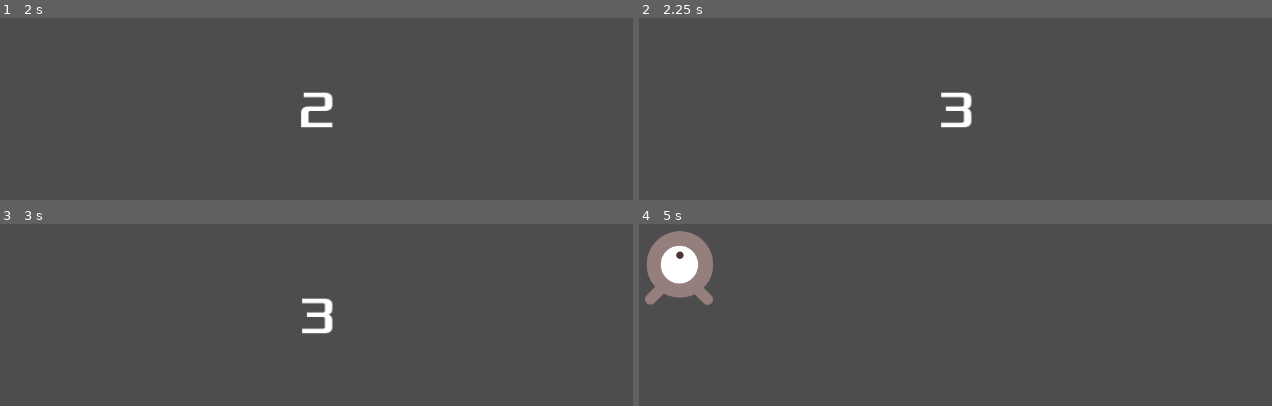
Above: before the commit, frames 1-4 (two rows, left to right).
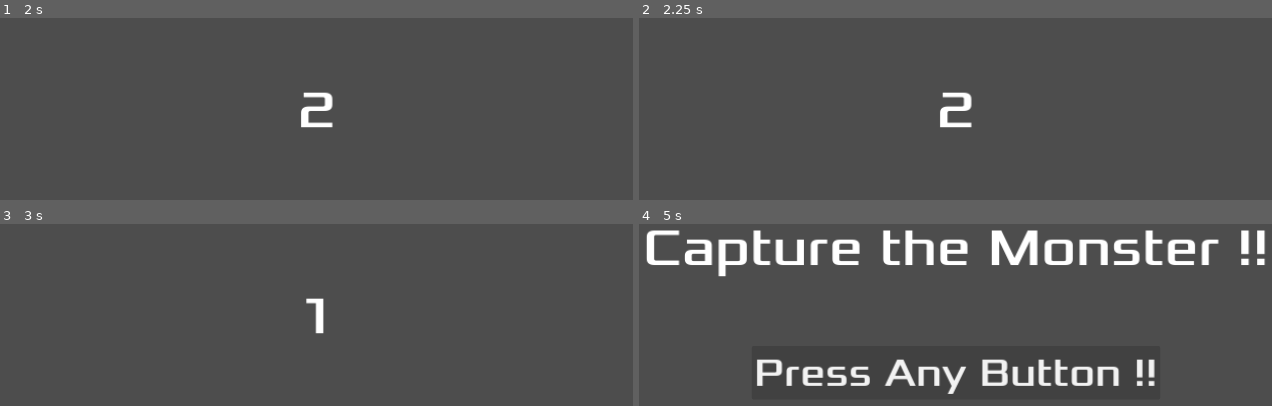
Above: after the commit, the same moments.

Repository: okuda2107/keyboard-twister
Game: Godot game, scene res://Scene/Title.tscn
Same seed, same stepped clock (60 frames per second), same inputs: the game is played once before the commit and once after it. Before the commit the project starts from res://Main.tscn.
Inputs:
- Up to frame 1 (2 s): click "Press Any Button !!" at 0.5 s; tap Enter at 1.25 s; hold D from 1.28 s (still down); tap B at 1.35 s
- Up to frame 2 (2.25 s): tap Space at 2 s; release D at 2.03 s; hold S from 2.03 s (still down); tap C at 2.1 s
- Up to frame 3 (3 s): release S at 2.78 s; hold D from 2.78 s (still down); tap E at 2.85 s
- Up to frame 4 (5 s): release D at 3.53 s; hold W 3.53-4.28 s; tap F at 3.6 s; hold A from 4.28 s (still down); tap G at 4.35 s; tap Escape (ui_cancel) at 4.9 s

Frame 1 is identical in both runs. In frame 2, 0.2% of the frame differs, in the area x 47-53%, y 40-61%; in frame 3, 0.6%; in frame 4, 14%, in the area x 0-99%, y 3-94%.

Commit message:
scene遷移について固めた

Diff:
--- a/Main.tscn
+++ /dev/null
@@ -1,15 +0,0 @@
-[gd_scene load_steps=4 format=3 uid="uid://d1j8ndd7oot7h"]
-
-[ext_resource type="Script" path="res://main.gd" id="1_w2wl5"]
-[ext_resource type="PackedScene" uid="uid://c44j1n3ff6eye" path="res://Scene/Game.tscn" id="2_ubbke"]
-[ext_resource type="PackedScene" uid="uid://bvcdface3q068" path="res://Scene/Title.tscn" id="2_uhbqh"]
-
-[node name="Main" type="Node2D"]
-script = ExtResource("1_w2wl5")
-
-[node name="Title" parent="." instance=ExtResource("2_uhbqh")]
-
-[node name="Game" parent="." instance=ExtResource("2_ubbke")]
-visible = false
-
-[connection signal="next_scene" from="Title" to="." method="game_start"]
--- a/Object/player.gd
+++ b/Object/player.gd
@@ -1,6 +1,5 @@
 extends Node2D
 
-var _is_released = false
 @export var hp = 100
 const keycode_array: Array[Key] = [
 	KEY_A,
@@ -37,18 +36,12 @@
 	current_keycode_array = []
 
 
-# Called every frame. 'delta' is the elapsed time since the previous frame.
-func _process(delta: float) -> void:
-	if _is_released:
-		_is_released = false
-		current_keycode_array.clear()
-		print("release!")
-
 func _input(event: InputEvent) -> void:
 	if event is InputEventKey:
 		for keycode in current_keycode_array:
 			if event.keycode == keycode and event.is_released():
-				_is_released = true
+				current_keycode_array.clear()
+				print("release!")
 
 func append_keycode(keycode: Key) -> void:
 	current_keycode_array.append(keycode)
--- a/Scene/Game.tscn
+++ b/Scene/Game.tscn
@@ -1,7 +1,8 @@
-[gd_scene load_steps=3 format=3 uid="uid://c44j1n3ff6eye"]
+[gd_scene load_steps=4 format=3 uid="uid://c44j1n3ff6eye"]
 
 [ext_resource type="Script" path="res://Scene/game.gd" id="1_k1cmv"]
 [ext_resource type="PackedScene" uid="uid://mdkvgvkgt7ej" path="res://Object/Player.tscn" id="2_shy4d"]
+[ext_resource type="PackedScene" uid="uid://c8g8y8qnvrly8" path="res://Object/Result.tscn" id="3_hxl8o"]
 
 [node name="Game" type="Node2D"]
 script = ExtResource("1_k1cmv")
@@ -13,5 +14,8 @@
 
 [node name="PressKeyTimer" type="Timer" parent="."]
 
+[node name="Result" parent="." instance=ExtResource("3_hxl8o")]
+visible = false
+
 [connection signal="set_key" from="." to="Player" method="append_keycode"]
 [connection signal="timeout" from="SetKeyTimer" to="." method="_on_set_key_timer_timeout"]
--- a/Scene/game.gd
+++ b/Scene/game.gd
@@ -1,4 +1,6 @@
 extends Node2D
+
+var prev_scene = "res://Scene/Title.tscn"
 
 var rng = RandomNumberGenerator.new()
 signal set_key(Key)
@@ -8,16 +10,17 @@
 	$SetKeyTimer.start()
 
 
-# Called every frame. 'delta' is the elapsed time since the previous frame.
-func _process(delta: float) -> void:
-	pass
-
 func game_over() -> void:
 	pass
 
+func _input(event: InputEvent) -> void:
+	if event is InputEvent:
+		if event.is_action_pressed("ui_cancel"):
+			get_tree().change_scene_to_file(prev_scene)
+
 func _on_set_key_timer_timeout() -> void:
 	rng.randomize()
-	var randi = rng.randi_range(0, $Player.keycode_array.size()-1)
-	var key_code = $Player.keycode_array[randi]
+	var random_int = rng.randi_range(0, $Player.keycode_array.size()-1)
+	var key_code = $Player.keycode_array[random_int]
 	$SetKeyTimer.stop()
 	set_key.emit(key_code)
--- a/Scene/title.gd
+++ b/Scene/title.gd
@@ -1,10 +1,17 @@
 extends CanvasLayer
 
-signal next_scene
+var next_scene = "res://Scene/Game.tscn"
+
+var is_press_any_button
 
 # Called when the node enters the scene tree for the first time.
 func _ready() -> void:
 	#Messageとかの初期化をしやなあかんかも
+	is_press_any_button = false
+	$Title.show()
+	$Button.show()
+	$Message.text = ""
+	$Message.hide()
 	# tweenの作成
 	var tween = get_tree().create_tween()
 	# 1秒かけて透明にする
@@ -15,17 +22,13 @@
 	tween.set_loops()
 
 
-# Called every frame. 'delta' is the elapsed time since the previous frame.
-func _process(delta: float) -> void:
-	pass
-
-
 func _on_button_pressed() -> void:
 	show_count()
 
 func _input(event: InputEvent) -> void:
 	if event is InputEvent:
-		if event.is_pressed():
+		if event.is_pressed() and not is_press_any_button:
+			is_press_any_button = true
 			show_count()
 
 func show_count() -> void:
@@ -40,7 +43,7 @@
 	$Message.text = "Go !!!"
 	$Message.show()
 	await get_tree().create_timer(1.0).timeout
-	next_scene.emit()
+	get_tree().change_scene_to_file(next_scene)
 
 func show_message(text):
 	$Message.text = text
--- a/main.gd
+++ /dev/null
@@ -1,28 +0,0 @@
-extends Node2D
-
-
-# Called when the node enters the scene tree for the first time.
-func _ready() -> void:
-	show_title()
-
-
-# Called every frame. 'delta' is the elapsed time since the previous frame.
-func _process(delta: float) -> void:
-	pass
-
-func show_title() -> void:
-	$Game.hide()
-	$Game.get_tree().paused = true
-	$Title.get_tree().paused = false
-	$Title._ready()
-	$Title.show()
-
-func game_start() -> void:
-	$Title.hide()
-	$Title.get_tree().paused = true
-	$Game.get_tree().paused = false
-	$Game._ready()
-	$Game.show()
-
-func show_result() -> void:
-	print("show result")
--- a/project.godot
+++ b/project.godot
@@ -11,7 +11,7 @@
 [application]
 
 config/name="keyboard-twister"
-run/main_scene="res://Main.tscn"
+run/main_scene="res://Scene/Title.tscn"
 config/features=PackedStringArray("4.3", "Forward Plus")
 config/icon="res://icon.svg"
 
Renamed: Scene/Result.tscn -> Object/Result.tscn
